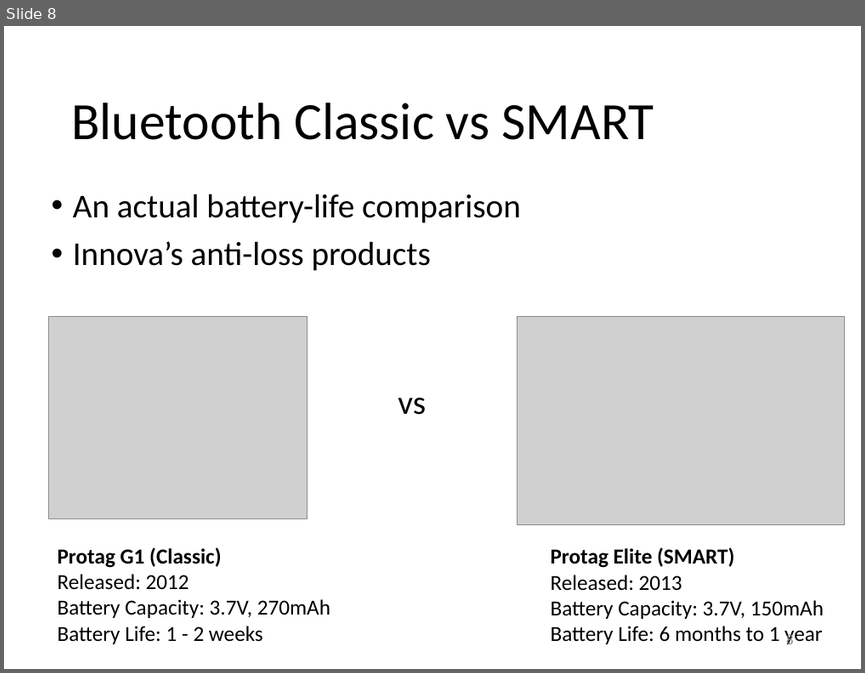
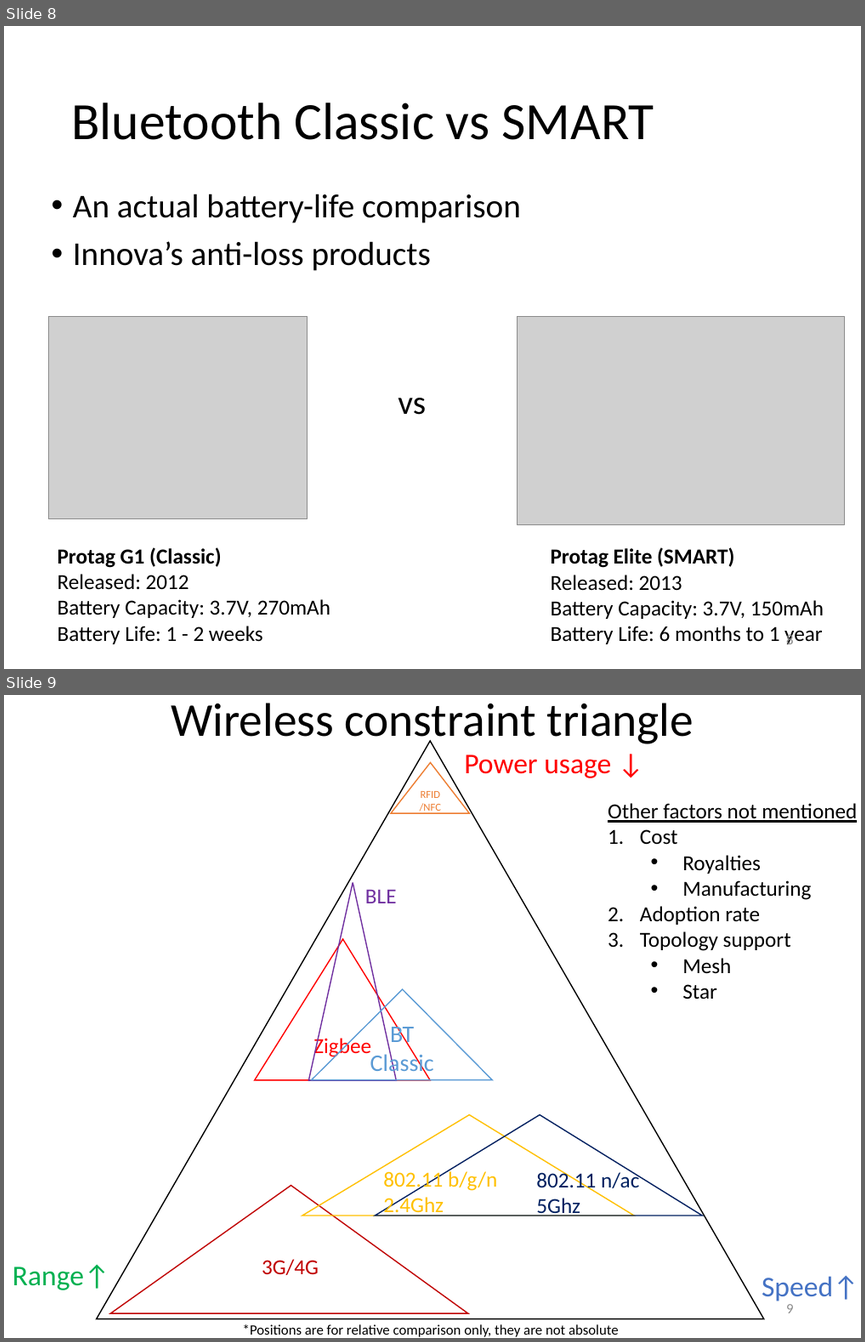
Before and after one commit to yeokm1/intro-to-ble, a slide deck: intro to ble.pptx. Shown one above the other, each under a label of ours: slide 8 before the commit, slides 8 and 9 after it. The pictures are 865x673 and 865x1342 pixels, drawn with LibreOffice and Linux fonts; fonts in the diff are those of the drawing; grey boxes stand for pictures. Boxes give left, top, right and bottom in pixels: in the first picture for what was removed or moved away, otherwise in the second. Text is boxed around its words. In the diff, an @@ line names an element or a change of style, - is before the commit and + after.

```diff
--- a/intro to ble.pptx
+++ b/intro to ble.pptx
@@ slide 9 added at [4, 695, 861, 1338], background #FFFFFF @@
@@ title added at [171, 703, 693, 748], 39.6 pt, text #000000 @@
+Wireless constraint triangle
@@ triangle added at [97, 740, 764, 1318], fill #FFFFFF, outline #000000 1 pt @@
@@ triangle added at [391, 763, 469, 813], outline #ED7D31 1 pt, 9 pt, text #ED7D31 @@
+RFID/NFC
@@ text added at [464, 755, 611, 778], 24 pt, text #FF0000 @@
+Power usage ↓
@@ text added at [608, 803, 857, 999], 18 pt, text #000000 @@
+Other factors not mentioned
+1. Cost
+  • Royalties
+  • Manufacturing
+2. Adoption rate
+3. Topology support
+  • Mesh
+  • Star
@@ triangle added at [309, 883, 397, 1081], outline #7030A0 1 pt @@
@@ text added at [365, 890, 397, 903], 18 pt, text #7030A0 @@
+BLE
@@ triangle added at [254, 939, 430, 1081], outline #FF0000 1 pt, 18 pt, text #FF0000 @@
+Zigbee
@@ triangle added at [312, 989, 493, 1080], outline #5B9BD5 1 pt, 20 pt, text #5B9BD5 @@
+BT Classic
@@ triangle added at [302, 1115, 634, 1215], outline #FFC000 1 pt @@
@@ triangle added at [375, 1115, 703, 1215], outline #002060 1 pt @@
@@ text added at [383, 1169, 497, 1216], 18 pt, text #FFC000 @@
+802.11 b/g/n
+2.4Ghz
@@ text added at [536, 1170, 639, 1216], 18 pt, text #002060 @@
+802.11 n/ac
+5Ghz
@@ triangle added at [110, 1185, 467, 1313], outline #C00000 1 pt, 18 pt, text #C00000 @@
+3G/4G
@@ text added at [12, 1264, 110, 1290], 24 pt, text #00B050 @@
+Range↑
@@ text added at [761, 1275, 859, 1301], 24 pt, text #4472C4 @@
+Speed↑
@@ page number added at [786, 1304, 793, 1313], 12 pt, text #8C8C8C @@
+9
@@ text added at [243, 1324, 619, 1337], 12 pt, text #000000 @@
+*Positions are for relative comparison only, they are not absolute
```
Also in this commit, not shown: 1 slide changed, 1 other file.
